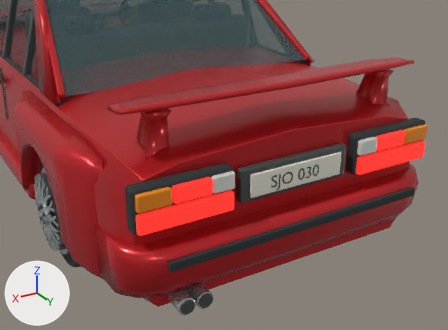
An edit to the glTF model vehicles/m3_e30.glb, drawn before and after from the same camera.
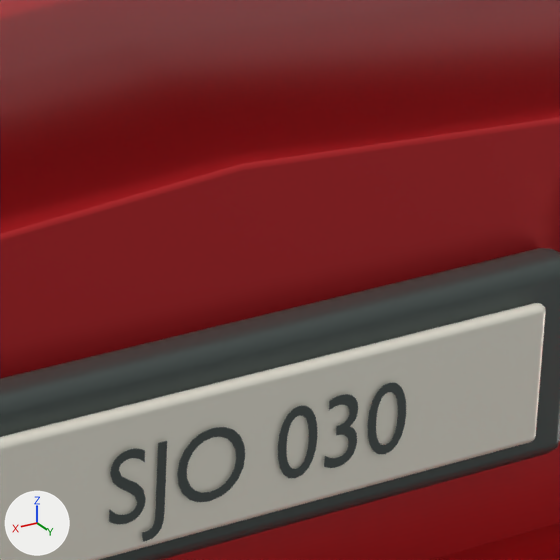
Old and new are each drawn from a camera (50 mm lens) standing at (1.601, 4.249, 1.837) and looking at (0.285, 2.055, 0.74) and again close up on the part from 57% to 77% of the width and 31% to 59% of the height. Arrows for +X, +Y and +Z are at lower left; the lights stay in place. The first two pictures are the older version. Where no turn or scale is listed for an object, it has been applied to the vertices.

In view in the first close-up: 'Coupe registration', 'Painted bodyshell', 'Rear number plate', 'Rear plate surround', 'Wraparound rear apron'.
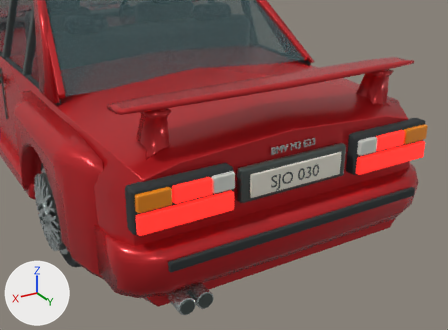
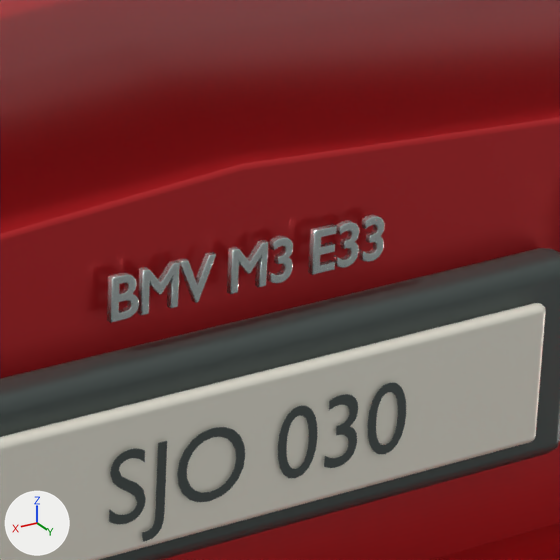
Commit message: Add fictional badges to the three classic cars

The change in detail:
Mesh me_bmv_m3_e33_rear_badge is new.
It has 7152 vertices, 14280 faces and spans x -0.246..-0.003, y -0.003..0.003, z -0.001..0.033.
It uses material mat_brushed_equipment_metal (light grey #c4cdcb).
Object 'BMV M3 E33 rear badge' (ob_bmv_m3_e33_rear_badge) is new; it shows me_bmv_m3_e33_rear_badge.
Its location is (0.1242, 2.187, 0.802).

Location of each change, [x1, y1, x2, y2] in pixels of the close-ups (560 x 560 px):
'BMV M3 E33 rear badge', added
    after: [107, 215, 385, 323]
